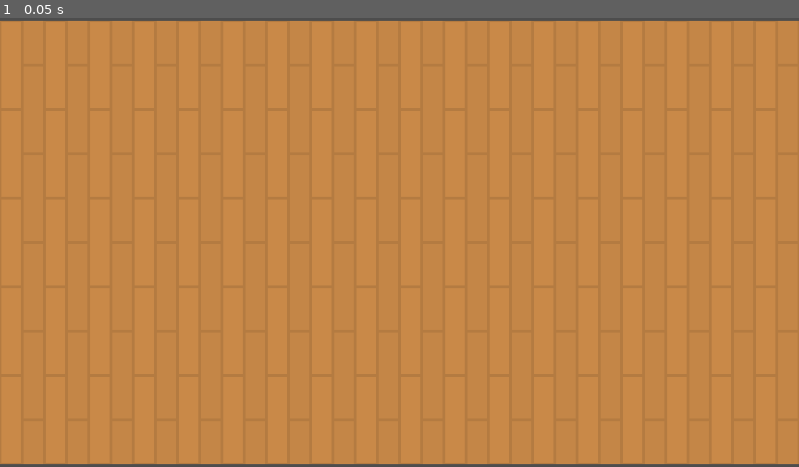
Above: before the commit, frame 1.
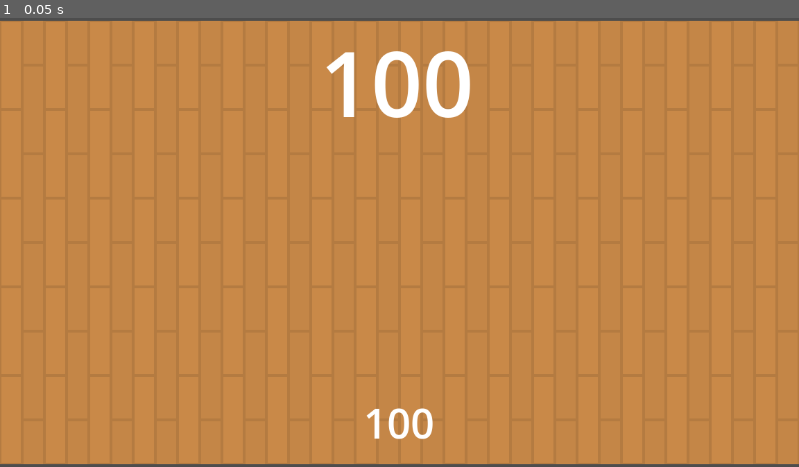
Above: after the commit, the same moment.

Repository: HA5UN0/rfgd-beginner-projects
Game: Godot game, scene res://scenes/arena.tscn
Same seed, same stepped clock (60 frames per second), same inputs: the game is played once before the commit and once after it.
Inputs:
- Up to frame 1 (0.05 s): no input

The runs differ from the first frame. In frame 1, 1.4% of the frame differs, in the area x 40-59%, y 7-94%.

Commit message:
created timer nodes and UI elements

Diff:
--- a/zombie_game/scenes/arena.tscn
+++ b/zombie_game/scenes/arena.tscn
@@ -1,6 +1,12 @@
-[gd_scene load_steps=2 format=3 uid="uid://b8os623kejcn"]
+[gd_scene load_steps=4 format=3 uid="uid://b8os623kejcn"]
 
 [ext_resource type="Texture2D" uid="uid://bxwmucyfi6yp" path="res://art/kenney_top-down-shooter/PNG/Tiles/tile_43.png" id="1_5upg4"]
+
+[sub_resource type="LabelSettings" id="LabelSettings_m87dx"]
+font_size = 130
+
+[sub_resource type="LabelSettings" id="LabelSettings_h077x"]
+font_size = 60
 
 [node name="Arena" type="Node2D"]
 
@@ -277,3 +283,42 @@
 
 [node name="Camera2D" type="Camera2D" parent="."]
 position = Vector2(512, 256)
+
+[node name="UI" type="Node2D" parent="."]
+
+[node name="Control" type="Control" parent="UI"]
+layout_mode = 3
+anchors_preset = 0
+offset_left = -48.0
+offset_top = -48.0
+offset_right = 1072.0
+offset_bottom = 560.0
+
+[node name="score" type="Label" parent="UI/Control"]
+layout_mode = 0
+offset_left = -16.0
+offset_top = -16.0
+offset_right = 1130.0
+offset_bottom = 162.0
+text = "100"
+label_settings = SubResource("LabelSettings_m87dx")
+horizontal_alignment = 1
+vertical_alignment = 1
+
+[node name="Highscore" type="Label" parent="UI/Control"]
+layout_mode = 0
+offset_left = -16.0
+offset_top = 520.0
+offset_right = 1136.0
+offset_bottom = 608.0
+text = "100"
+label_settings = SubResource("LabelSettings_h077x")
+horizontal_alignment = 1
+vertical_alignment = 1
+
+[node name="Enemy_spawner_timer" type="Timer" parent="."]
+wait_time = 3.0
+autostart = true
+
+[node name="Difficulty_timer" type="Timer" parent="."]
+autostart = true
